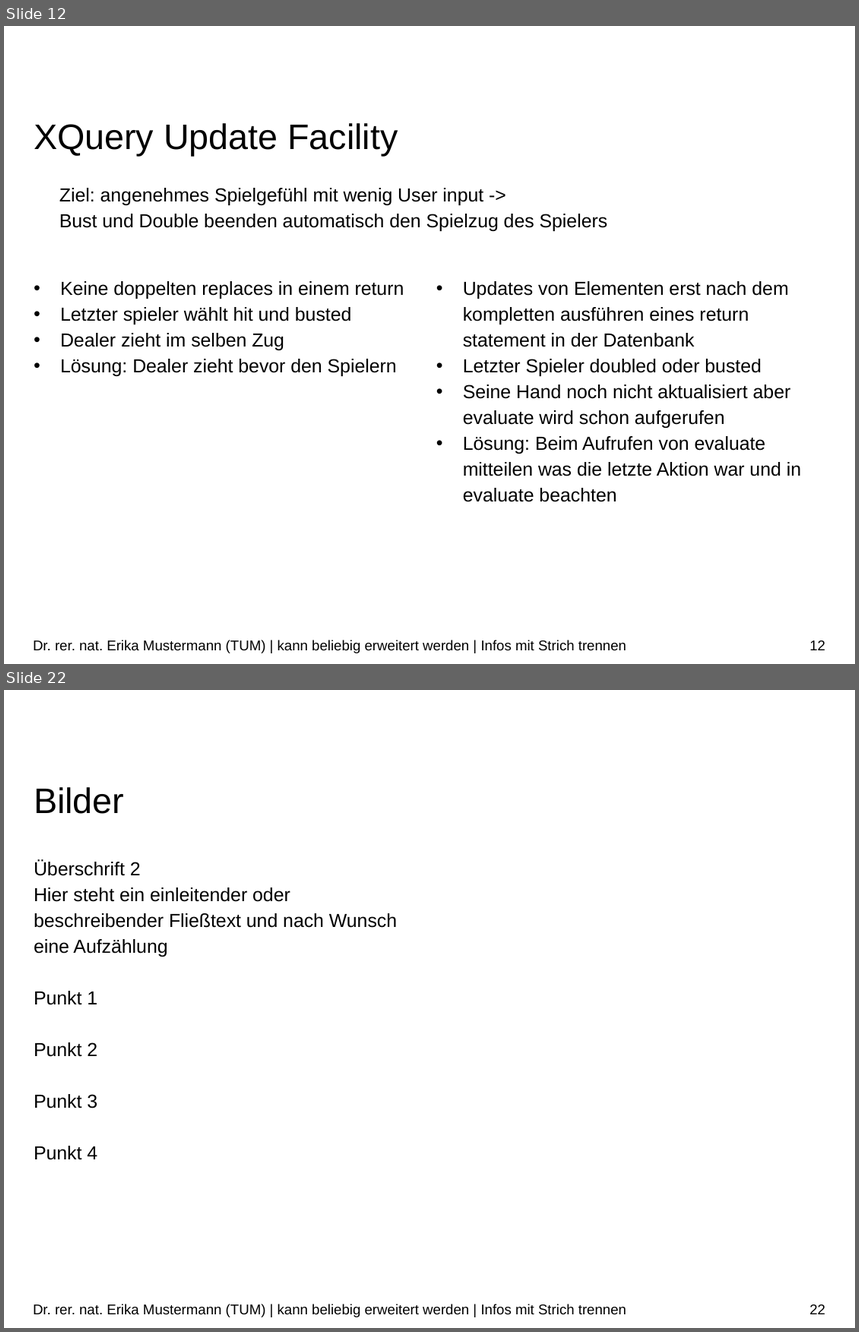
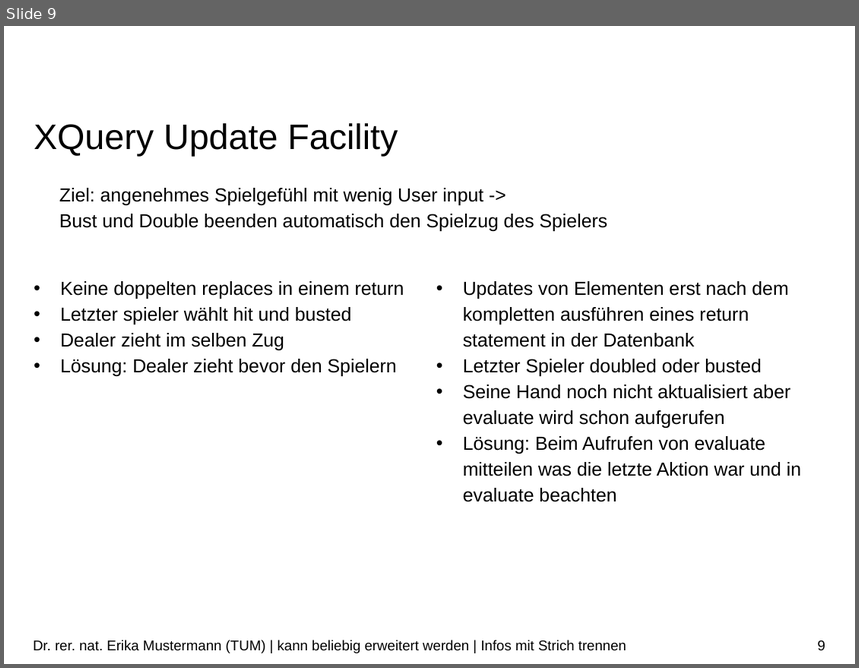
Before and after one commit to danielmeint/xml, a slide deck: presentation/Präsentation.pptx. Shown one above the other, each under a label of ours: slides 12 and 22 before the commit, slide 9 after it; the slides between them are not shown. The pictures are 859x1332 and 859x668 pixels, drawn with LibreOffice and Linux fonts; fonts in the diff are those of the drawing; background and template pictures are left out. Boxes give left, top, right and bottom in pixels: in the first picture for what was removed or moved away, otherwise in the second. Text is boxed around its words. In the diff, an @@ line names an element or a change of style, - is before the commit and + after.

```diff
--- a/presentation/Präsentation.pptx
+++ b/presentation/Präsentation.pptx
@@ slide 22 removed at [4,690,855,1328], background #FFFFFF @@
@@ title removed at [34,787,124,814] @@
-Bilder
@@ text removed at [34,860,397,1160] @@
-Überschrift 2
-Hier steht ein einleitender oder beschreibender Fließtext und nach Wunsch eine Aufzählung
-Punkt 1
-Punkt 2
-Punkt 3
-Punkt 4
@@ text removed at [33,1304,626,1318] @@
-Dr. rer. nat. Erika Mustermann (TUM) | kann beliebig erweitert werden | Infos mit Strich trennen
@@ page number removed at [810,1305,826,1315] @@
-22
@@ what was slide 12 is now slide 9 @@
@@ page number at [818,641,826,651]: text changed @@
-12
+9
```
Also in this commit, not shown: 2 slides changed, 21 other slides removed, 2 other files.
